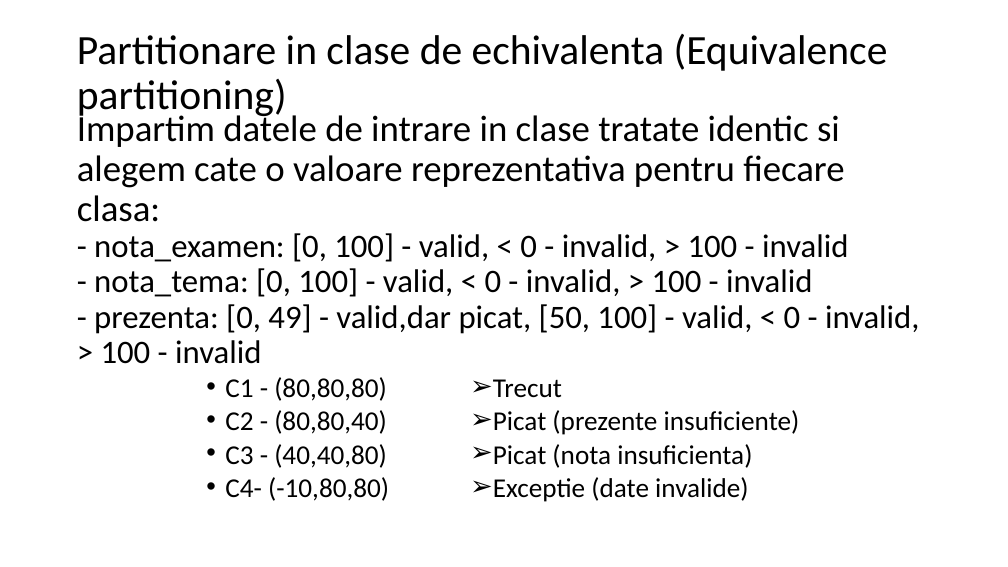
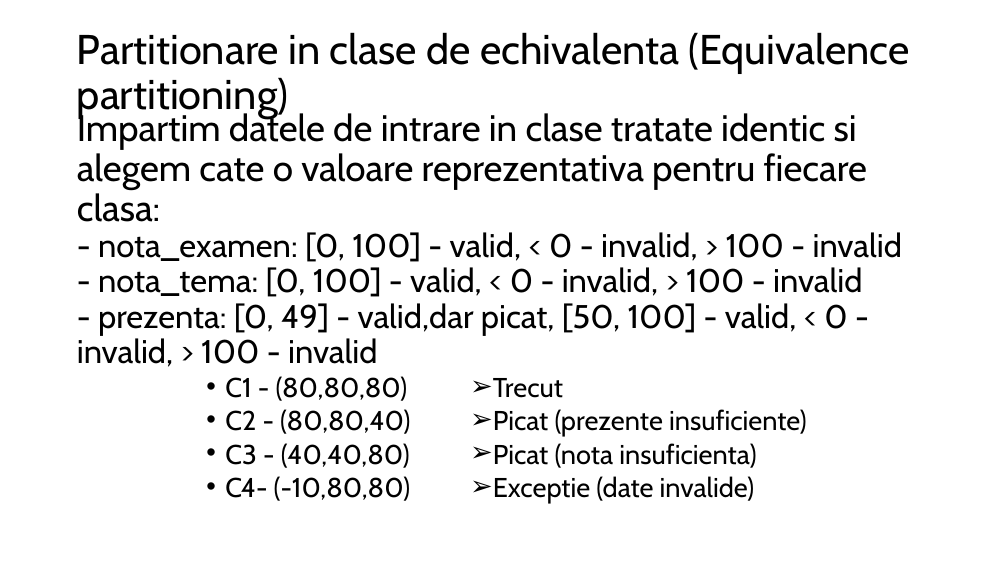
Before and after one commit to BalaurSebastian/TSSProiect, a slide deck: slide 2 of PrezentareProiect.pptx. Drawn at 1008x567 pixels with LibreOffice and Linux fonts; fonts in the diff are those of the drawing. Boxes give left, top, right and bottom in pixels: in the first picture for what was removed or moved away, otherwise in the second. Text is boxed around its words. In the diff, an @@ line names an element or a change of style, - is before the commit and + after.

```diff
--- a/PrezentareProiect.pptx
+++ b/PrezentareProiect.pptx
@@ font Calibri to Cabin in 4 elements at <box>77,32,910,119</box>, <box>225,376,410,501</box>, <box>493,378,807,503</box>, <box>77,110,902,367</box> @@
```
Also in this commit, not shown: 2 other slides changed, 1 slide added, 1 other file.
